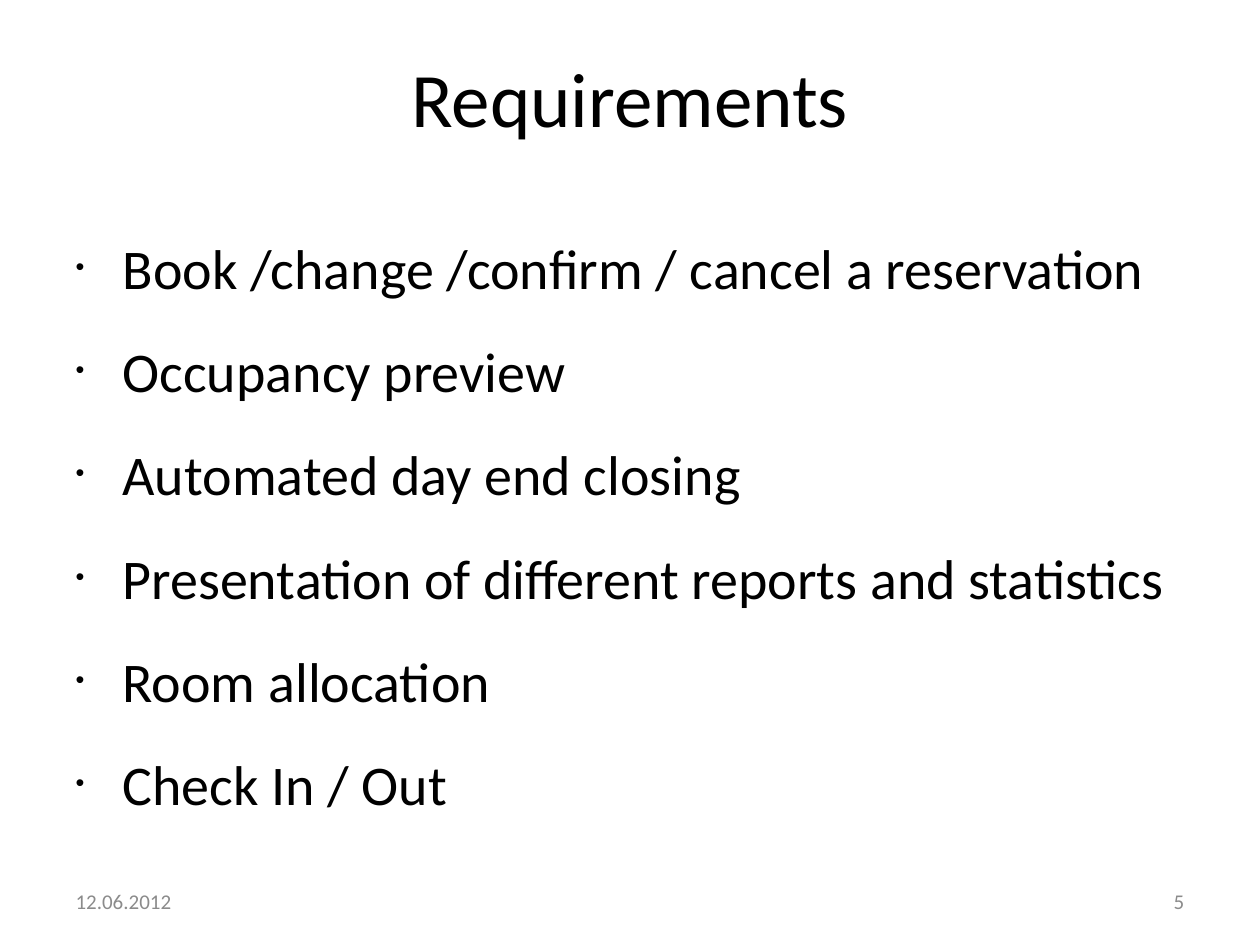
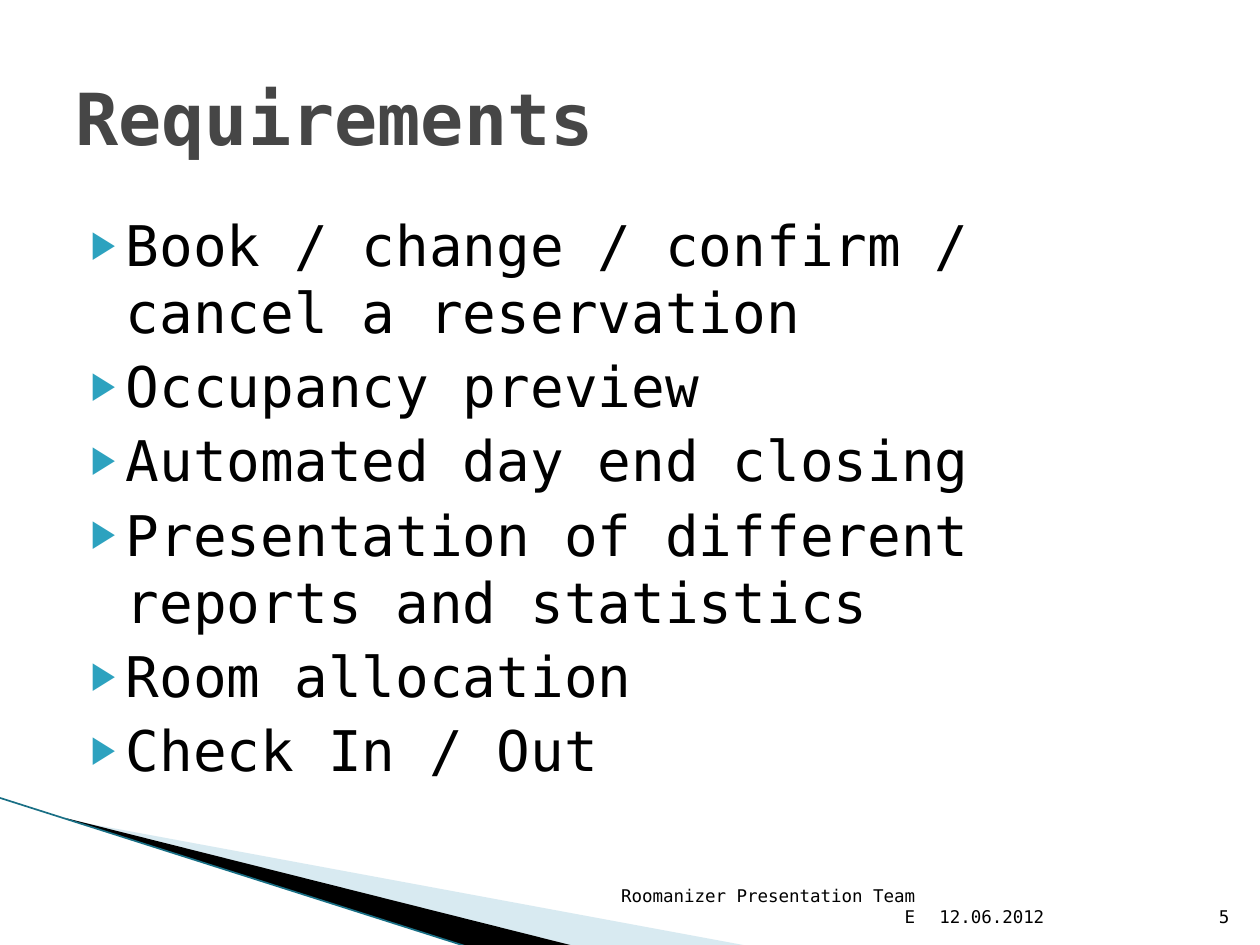
Before and after one commit to markusmo/HotelSoftware, a slide deck: slide 5 of Documentation/Praesentation/PresentationRoomanizer.pptx. Drawn at 1260x945 pixels with LibreOffice and Linux fonts; fonts in the diff are those of the drawing; background and template pictures are left out. Boxes give left, top, right and bottom in pixels: in the first picture for what was removed or moved away, otherwise in the second. Text is boxed around its words. In the diff, an @@ line names an element or a change of style, - is before the commit and + after.

```diff
--- a/Documentation/Praesentation/PresentationRoomanizer.pptx
+++ b/Documentation/Praesentation/PresentationRoomanizer.pptx
@@ title "Requirements" at [75, 87, 593, 160]: size 44 to 41 pt, font Calibri to DejaVu Sans Mono, text colour #000000 to #464646, bold on; alignment centre to left; vertical alignment top to middle @@
@@ text "Book / change / confirm ...": place and size @@
-text "Book / change / confirm ..." at [123, 250, 1163, 806]
+text "Book / change / confirm ..." at [126, 223, 969, 772]
@@ text at [126, 223, 901, 334]: text changed; font Calibri to DejaVu Sans Mono @@
-• Book /change /confirm / cancel a reservation
+▶ Book / change / confirm / cancel a reservation
@@ text at [126, 364, 969, 772]: font Calibri to DejaVu Sans Mono in "Occupancy preview", "Automated day end closing", "Presentation of different reports and statistics", "Room allocation" and 1 more places; bullet • to ▶; less space between paragraphs @@
@@ line added from (0, 798) to (467, 945), #97C5D8 0.95 pt @@
@@ freeform shape added at [67, 818, 576, 945], fill #000000 @@
@@ freeform shape added at [69, 819, 750, 945], fill #A0CBDC at 40% opacity @@
@@ text added at [621, 888, 916, 923], 10 pt, text #000000 @@
+Roomanizer Presentation Team E
@@ text "12.06.2012" at [939, 910, 1044, 924]: size 12 to 10 pt, font Calibri to DejaVu Sans Mono, text colour #8C8C8C to #000000; vertical alignment middle to bottom @@
@@ text "12.06.2012": place and size @@
-text "12.06.2012" at [76, 895, 172, 909]
+text "12.06.2012" at [939, 910, 1044, 924]
@@ page number: place and size @@
-page number at [1174, 895, 1185, 909]
+page number at [1219, 910, 1230, 924]
@@ page number at [1219, 910, 1230, 924]: size 12 to 10 pt, font Calibri to DejaVu Sans Mono, text colour #8C8C8C to #000000; vertical alignment middle to bottom @@
```
Also in this commit, not shown: 46 other slides changed.
